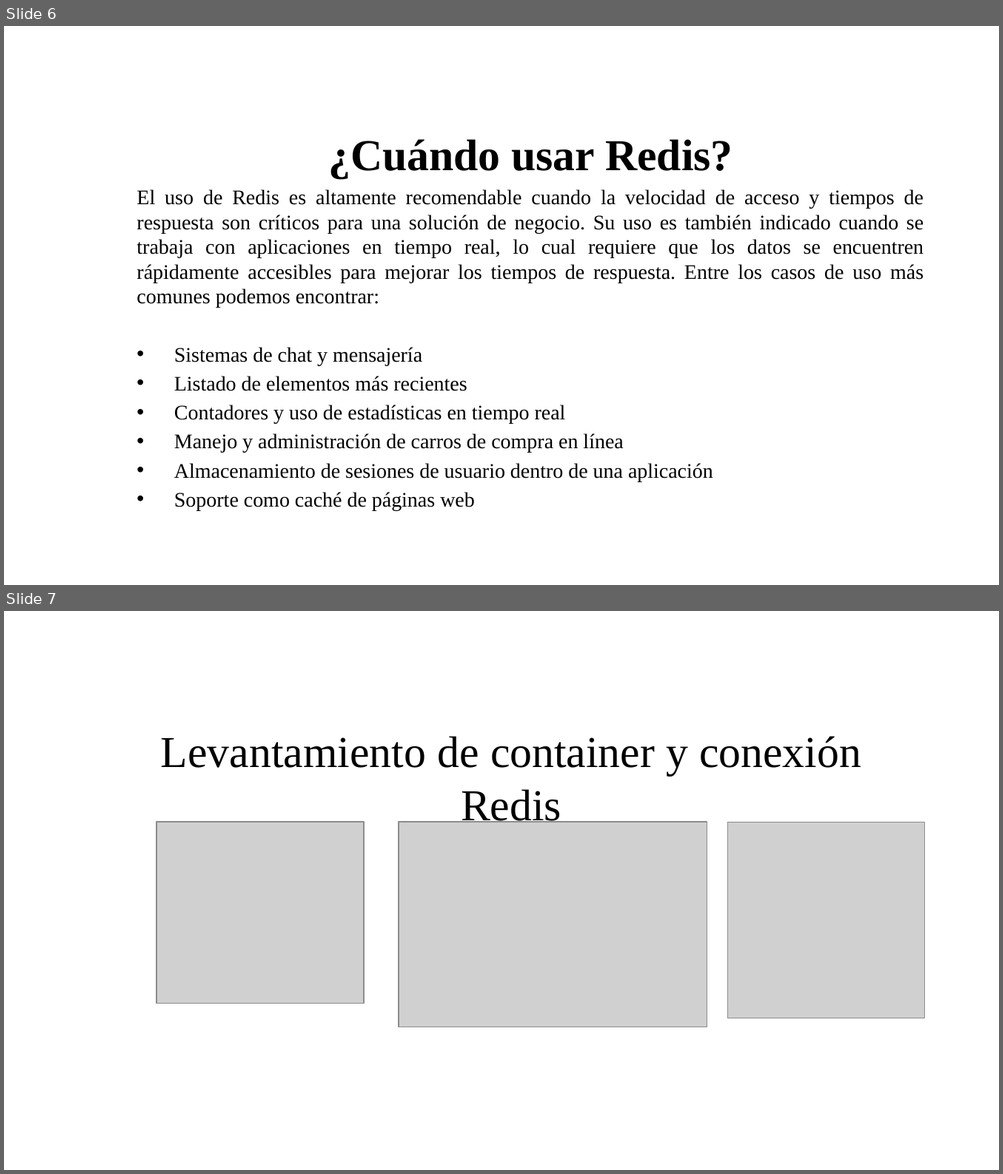
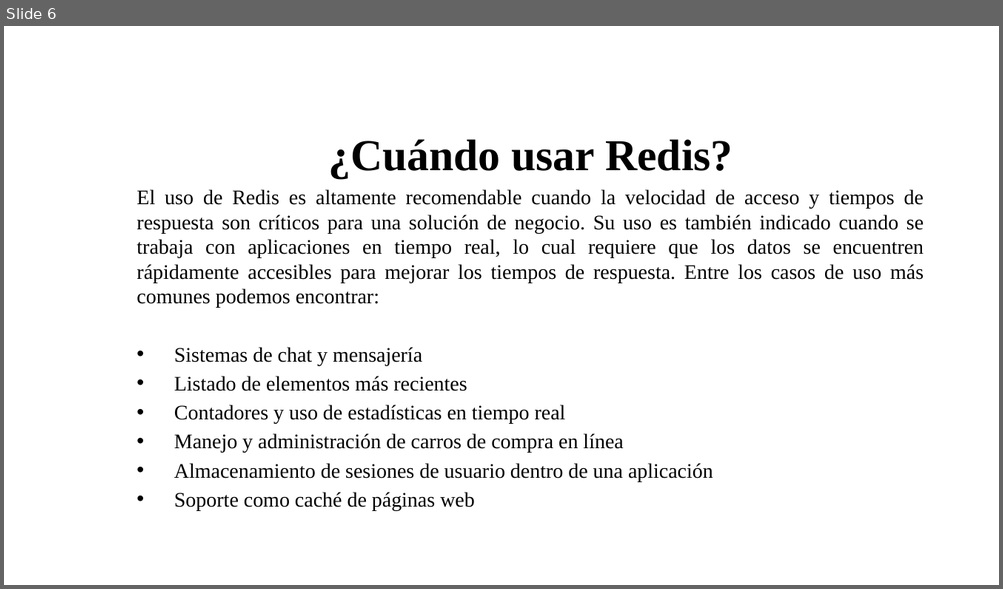
Before and after one commit to jnates/database_models, a slide deck: PresentaciónFinal.pptx. Shown one above the other, each under a label of ours: slides 6 and 7 before the commit, slide 6 after it. The pictures are 1003x1174 and 1003x589 pixels, drawn with LibreOffice and Linux fonts; fonts in the diff are those of the drawing; grey boxes stand for pictures; background and template pictures are left out. Boxes give left, top, right and bottom in pixels: in the first picture for what was removed or moved away, otherwise in the second. Text is boxed around its words. In the diff, an @@ line names an element or a change of style, - is before the commit and + after.

Commit message:
added-changes

```diff
--- a/PresentaciónFinal.pptx
+++ b/PresentaciónFinal.pptx
@@ slide 7 removed at [4,611,999,1170], background picture (left out) @@
@@ text removed at [161,736,861,829] @@
-Levantamiento de container y conexión Redis
@@ picture removed at [156,822,363,1004] @@
@@ picture removed at [399,822,707,1028] @@
@@ picture removed at [727,823,924,1019] @@
```
Also in this commit, not shown: 3 slides added.
